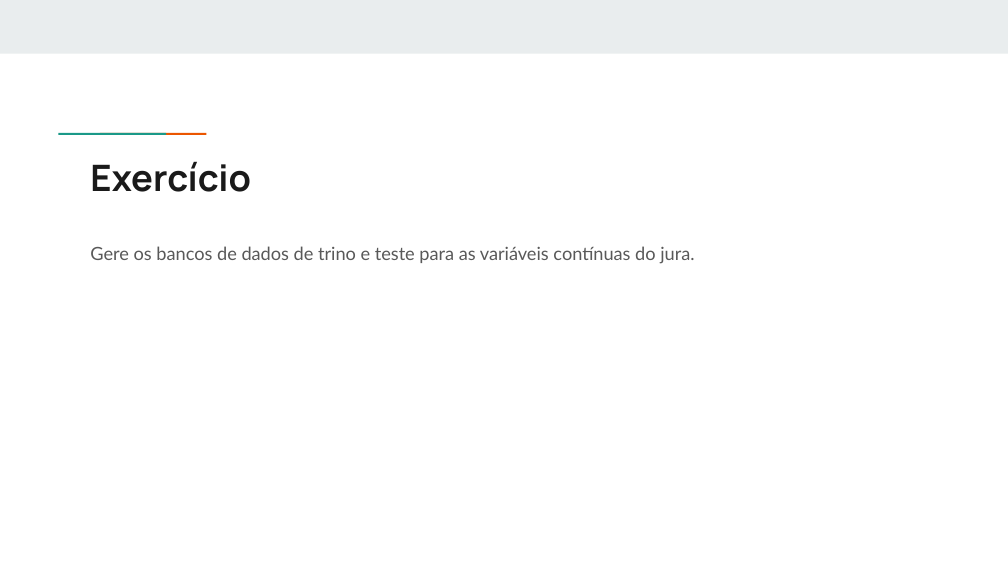
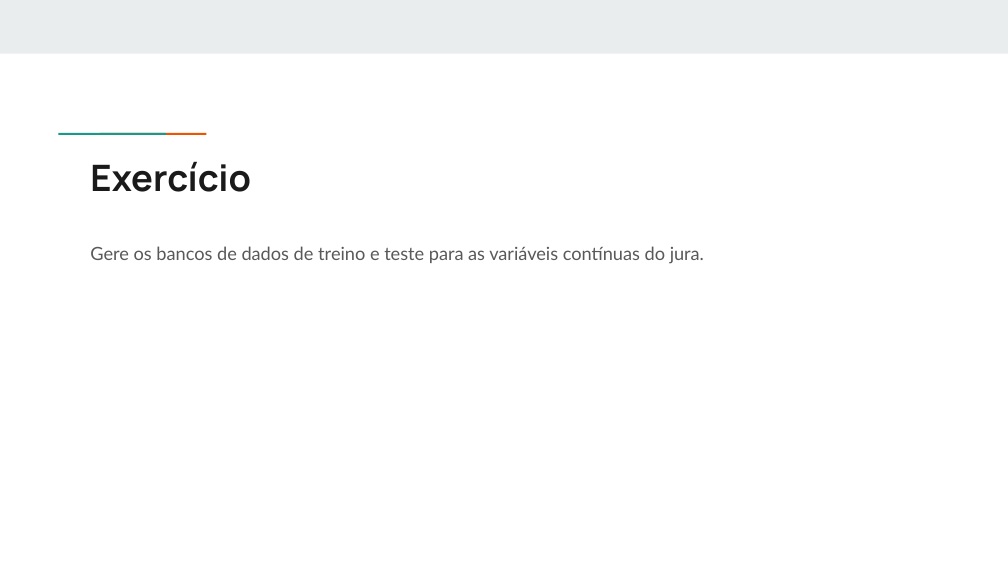
Before and after one commit to lfbatelochi/curso_python, a slide deck: slide 18 of Slides/10 - Scikit-learn.pptx. Drawn at 1008x567 pixels with LibreOffice and Linux fonts; fonts in the diff are those of the drawing. Boxes give left, top, right and bottom in pixels: in the first picture for what was removed or moved away, otherwise in the second. Text is boxed around its words. In the diff, an @@ line names an element or a change of style, - is before the commit and + after.

Commit message:
aulas

```diff
--- a/Slides/10 - Scikit-learn.pptx
+++ b/Slides/10 - Scikit-learn.pptx
@@ text at <box>90,246,704,264</box>: text changed @@
-Gere os bancos de dados de trino e teste para as variáveis contínuas do jura.
+Gere os bancos de dados de treino e teste para as variáveis contínuas do jura.
```
